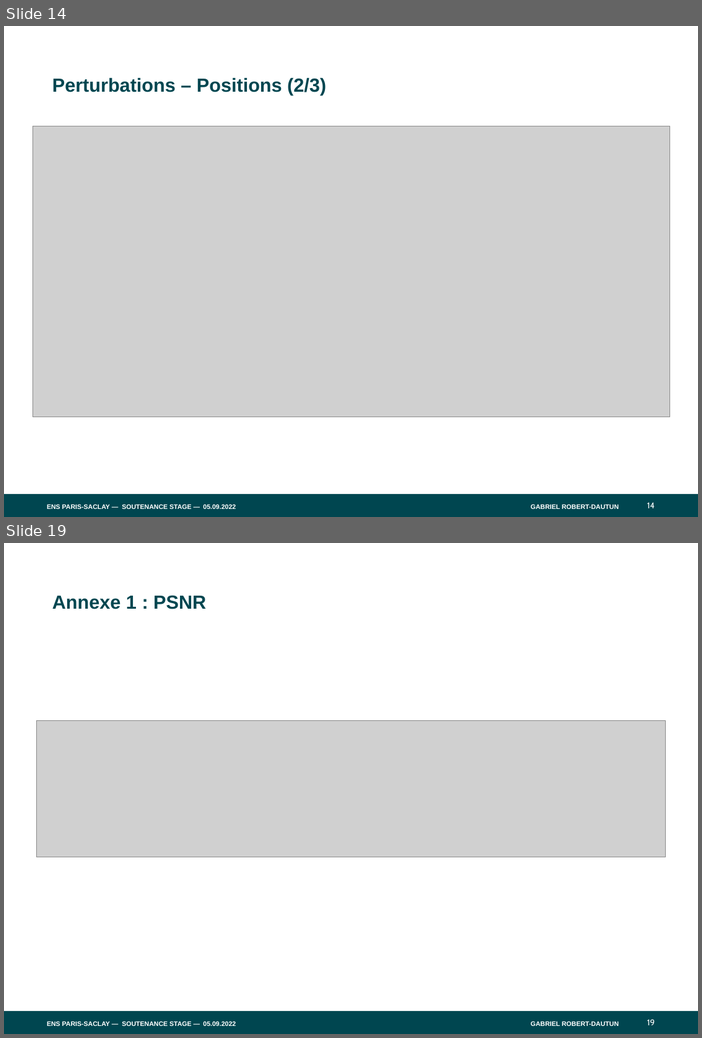
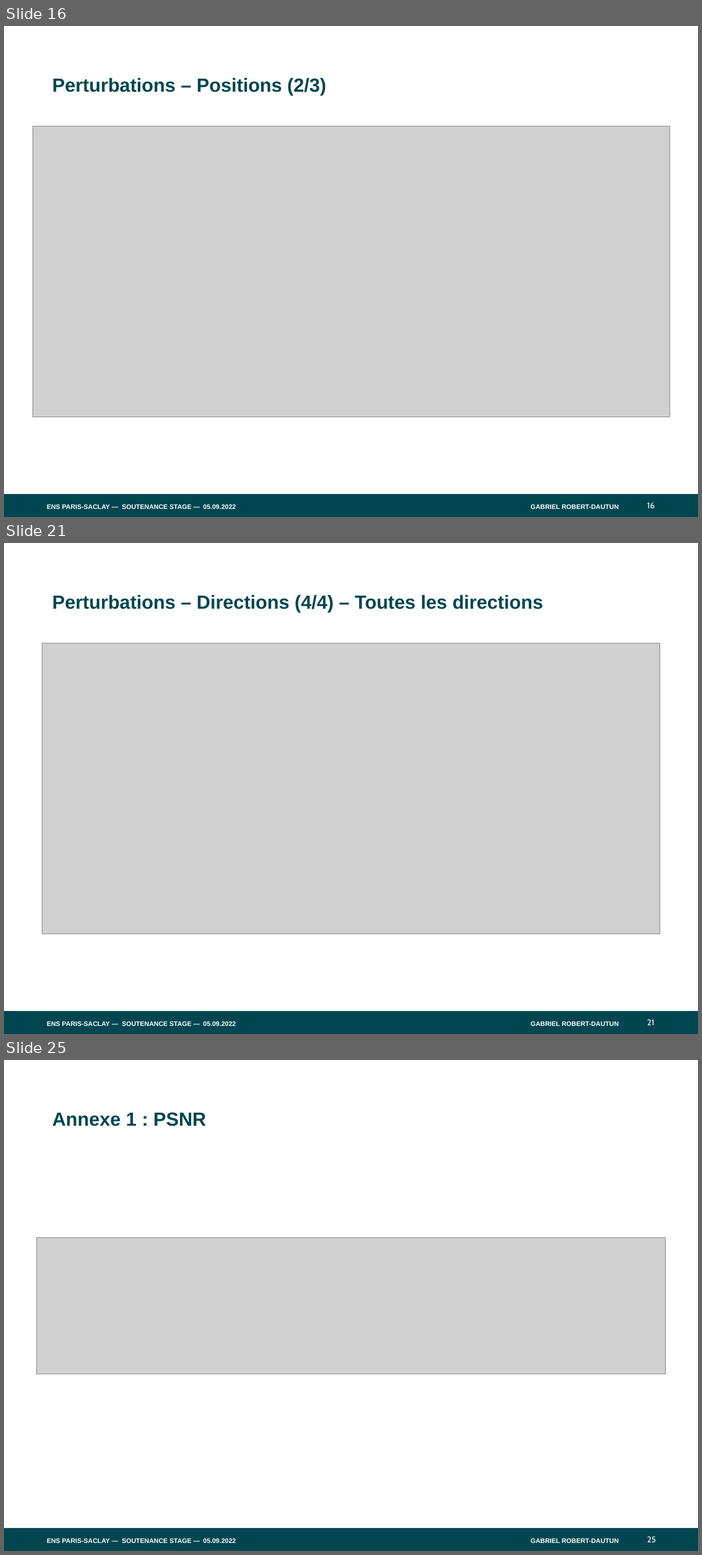
Before and after one commit to RUValaS/RDR, a slide deck: rendu/diapo/ENS-PARIS-SACLAY_GABARIT-PPT_V5.pptx. Shown one above the other, each under a label of ours: slides 14 and 19 before the commit, slides 16, 21 and 25 after it; the slides between them are not shown. The pictures are 702x1038 and 702x1555 pixels, drawn with LibreOffice and Linux fonts; fonts in the diff are those of the drawing; grey boxes stand for pictures. Boxes give left, top, right and bottom in pixels: in the first picture for what was removed or moved away, otherwise in the second. Text is boxed around its words. In the diff, an @@ line names an element or a change of style, - is before the commit and + after.

```diff
--- a/rendu/diapo/ENS-PARIS-SACLAY_GABARIT-PPT_V5.pptx
+++ b/rendu/diapo/ENS-PARIS-SACLAY_GABARIT-PPT_V5.pptx
@@ slide 21 added at bbox=[4, 543, 698, 1034], background #FFFFFF; not listed: 4 template elements that a slide beside it also shows @@
@@ text added at bbox=[52, 594, 543, 612], 32 pt, text #004650, bold @@
+Perturbations – Directions (4/4) – Toutes les directions
@@ picture added at bbox=[42, 643, 661, 934] @@
@@ what was slide 14 is now slide 16 @@
@@ page number at bbox=[648, 502, 655, 508]: text changed @@
-14
+16
@@ what was slide 19 is now slide 25 @@
@@ page number at bbox=[648, 1536, 656, 1542]: text changed @@
-19
+25
```
Also in this commit, not shown: 5 slides changed, 6 other slides added, 1 slide removed.
